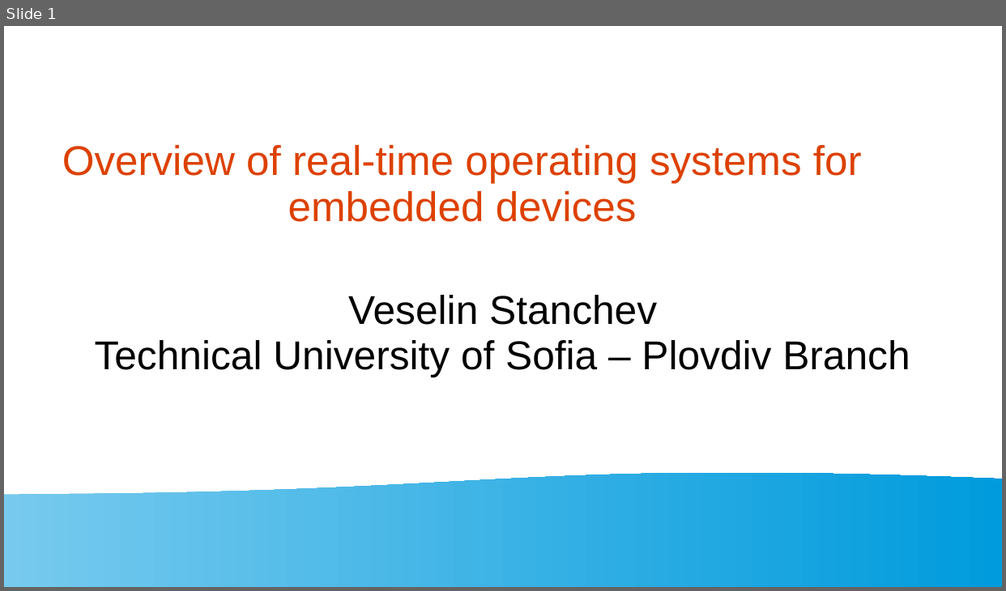
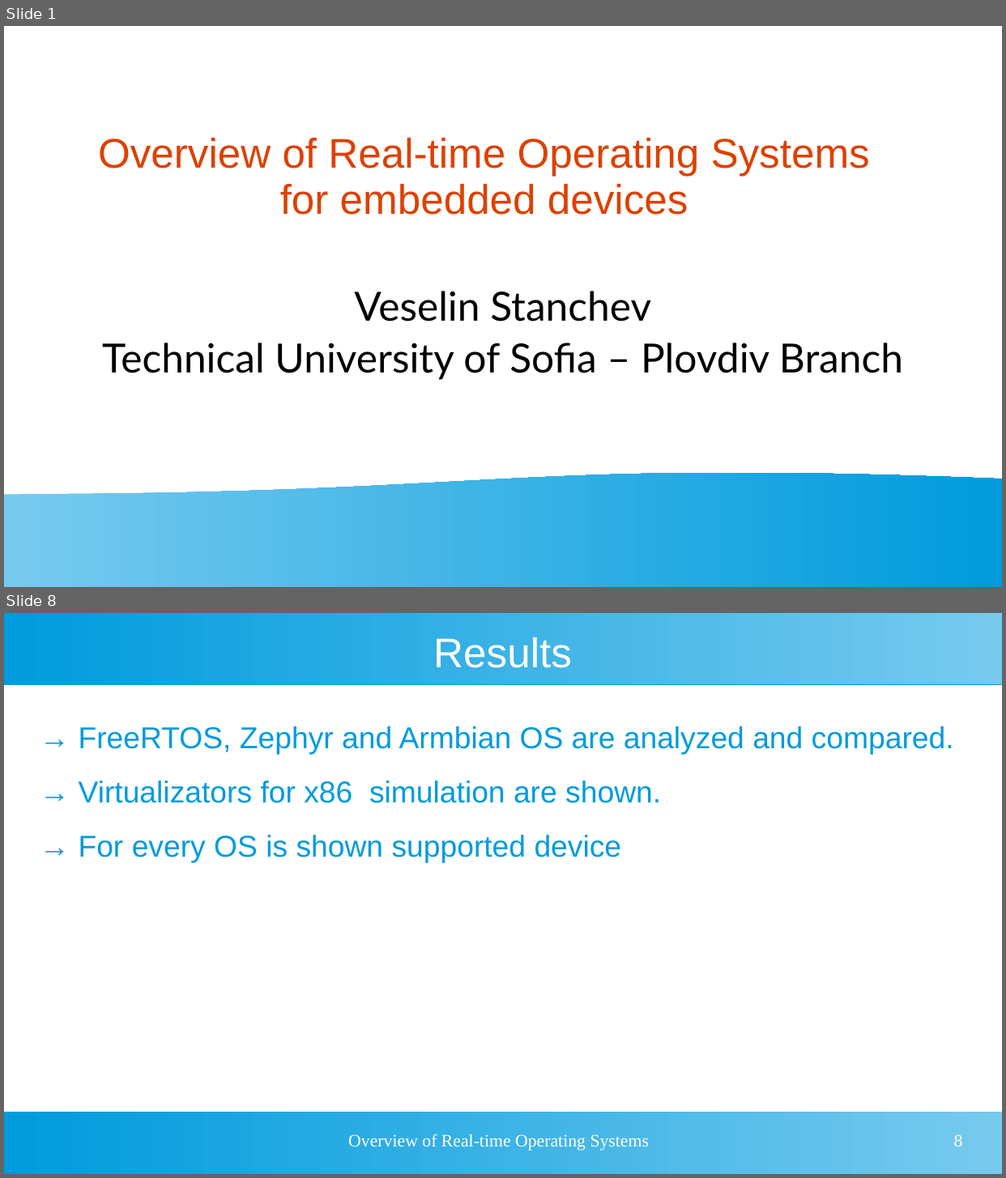
Before and after one commit to vrstanchev/Research-papers, a slide deck: RTOS_Overview_Stanchev.ppt. Shown one above the other, each under a label of ours: slide 1 before the commit, slides 1 and 8 after it; the slides between them are not shown. The pictures are 1006x591 and 1006x1178 pixels, drawn with LibreOffice and Linux fonts; fonts in the diff are those of the drawing. Boxes give left, top, right and bottom in pixels: in the first picture for what was removed or moved away, otherwise in the second. Text is boxed around its words. In the diff, an @@ line names an element or a change of style, - is before the commit and + after.

```diff
--- a/RTOS_Overview_Stanchev.ppt
+++ b/RTOS_Overview_Stanchev.ppt
@@ slide 8 added at box(4, 613, 1002, 1174), background #FFFFFF @@
@@ rectangle added at box(4, 613, 1002, 684), fill gradient #77CAEE to #009BDD @@
@@ title added at box(433, 637, 572, 668), 33 pt, text #FFFFFF @@
+Results
@@ text added at box(79, 726, 954, 862), 24 pt, text #009BDD @@
+→ FreeRTOS, Zephyr and Armbian OS are analyzed and compared.
+→ Virtualizators for x86 simulation are shown.
+→ For every OS is shown supported device
@@ rectangle added at box(4, 1112, 1002, 1174), fill gradient #77CAEE to #009BDD @@
@@ text added at box(348, 1134, 650, 1151), 14 pt, text #FFFFFF @@
+Overview of Real-time Operating Systems
@@ page number added at box(954, 1135, 963, 1147), 14 pt, text #FFFFFF @@
+8
@@ slide 1 changed as well @@
@@ title at box(98, 138, 870, 215): text changed @@
-Overview of real-time operating systems for embedded devices
+Overview of Real-time Operating Systems for embedded devices
@@ subtitle "Veselin Stanchev" at box(102, 291, 903, 380): font Arial to Lato; more space between paragraphs @@
```
Also in this commit, not shown: 8 other slides added, 1 slide removed, 5 other files.
